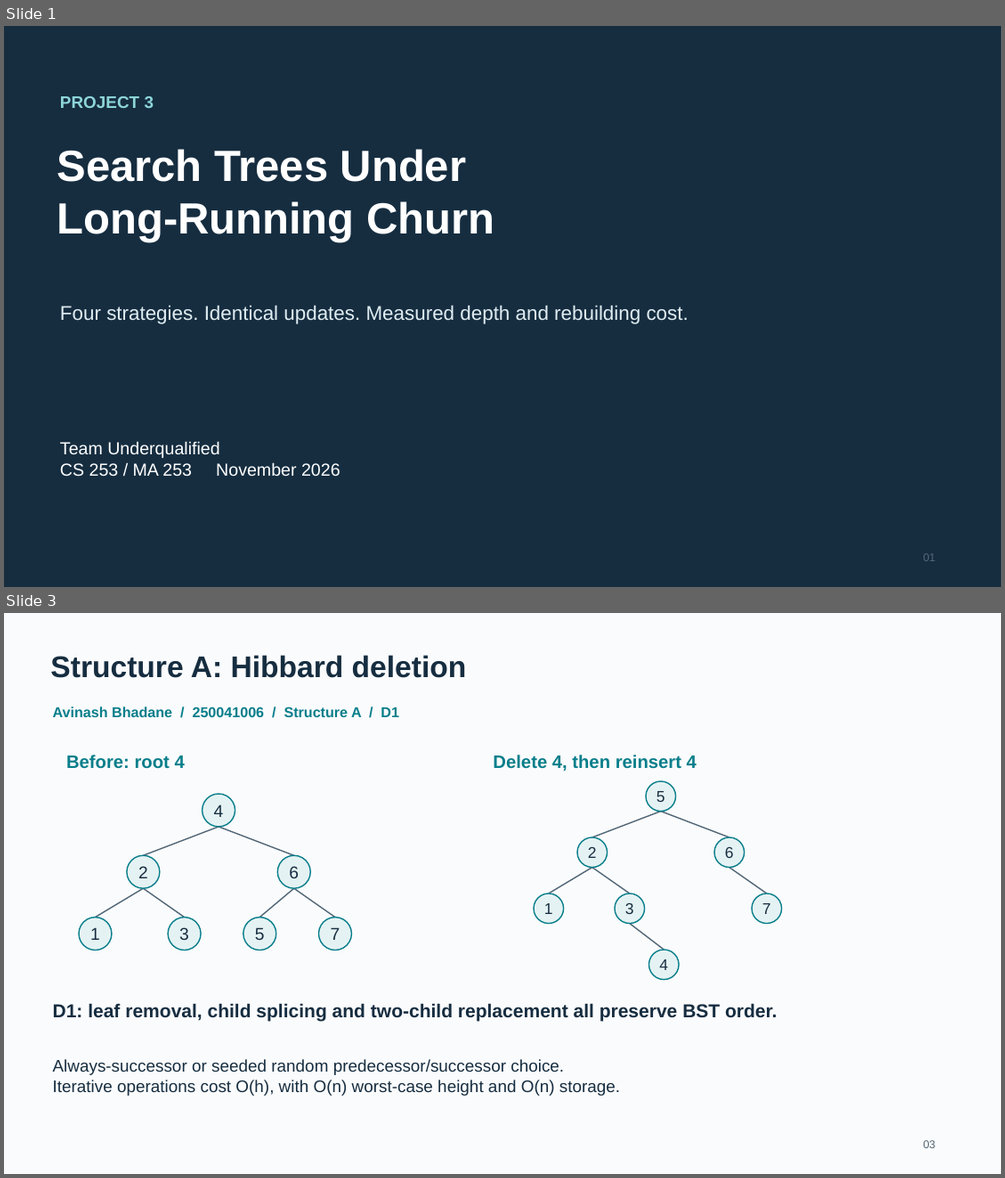
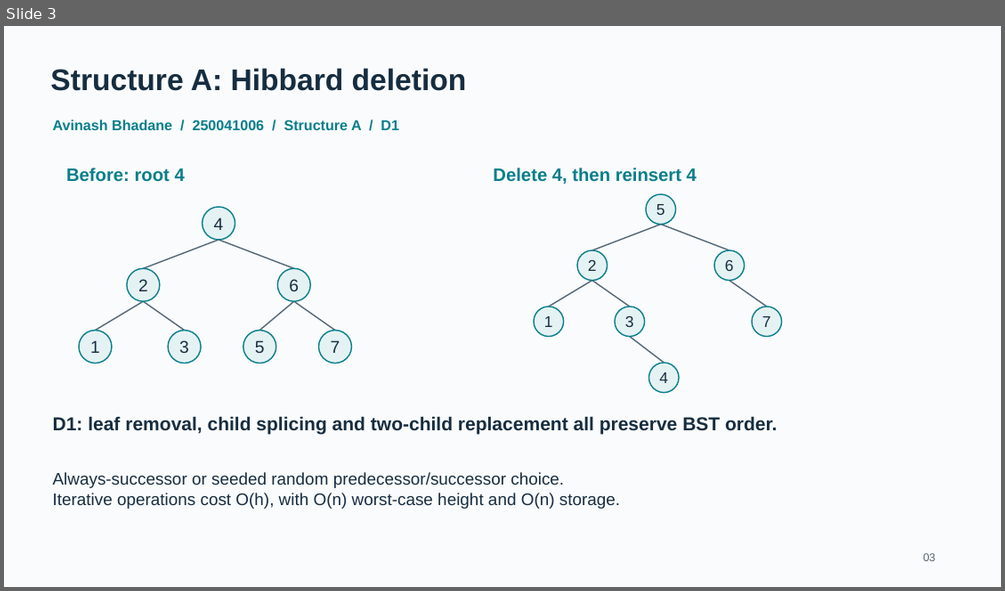
Before and after one commit to MayankMoyal/DSA-Project, a slide deck: docs/slides/slides.pptx. Shown one above the other, each under a label of ours: slides 1 and 3 before the commit, slide 3 after it; the slides between them are not shown. The pictures are 1005x1178 and 1005x591 pixels, drawn with LibreOffice and Linux fonts; fonts in the diff are those of the drawing. Boxes give left, top, right and bottom in pixels: in the first picture for what was removed or moved away, otherwise in the second. Text is boxed around its words. In the diff, an @@ line names an element or a change of style, - is before the commit and + after.

```diff
--- a/docs/slides/slides.pptx
+++ b/docs/slides/slides.pptx
@@ slide 1 removed at (x1=4, y1=26, x2=1001, y2=587), background #162D40 @@
@@ text removed at (x1=60, y1=96, x2=154, y2=108) @@
-PROJECT 3
@@ text removed at (x1=57, y1=149, x2=494, y2=242) @@
-Search Trees Under
-Long-Running Churn
@@ text removed at (x1=60, y1=305, x2=688, y2=324) @@
-Four strategies. Identical updates. Measured depth and rebuilding cost.
@@ text removed at (x1=60, y1=441, x2=340, y2=476) @@
-Team Underqualified
-CS 253 / MA 253 November 2026
@@ text removed at (x1=923, y1=553, x2=936, y2=561) @@
-01
```
Also in this commit, not shown: 6 slides changed, 2 slides added, 1 other slide removed, 4 other files.
